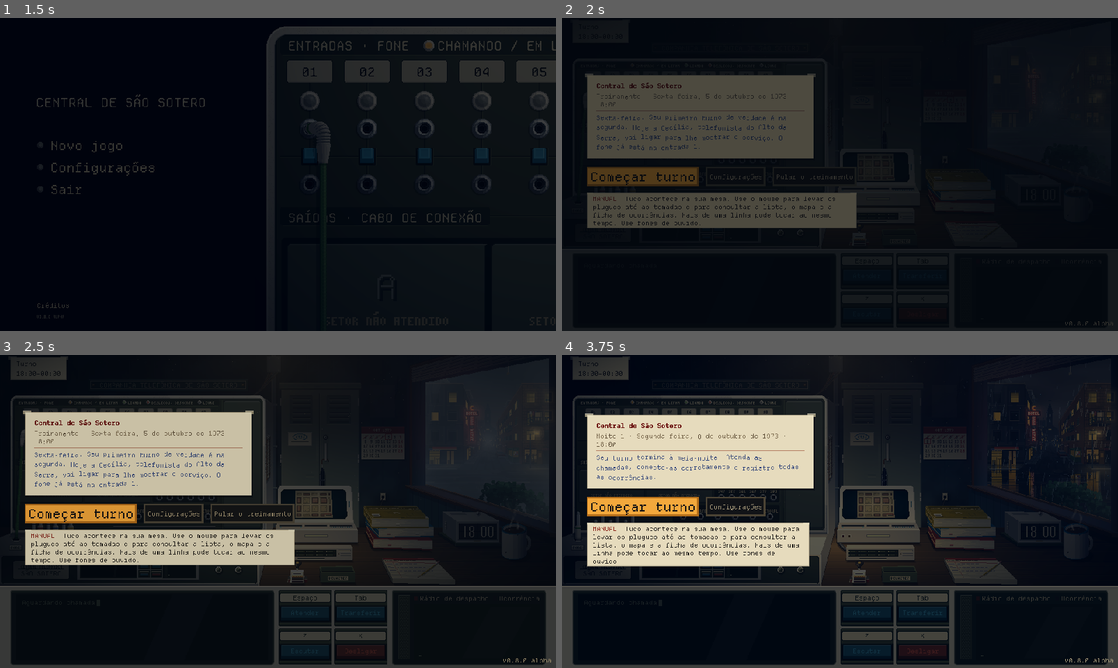
Above: before the commit, frames 1-4 (two rows, left to right).
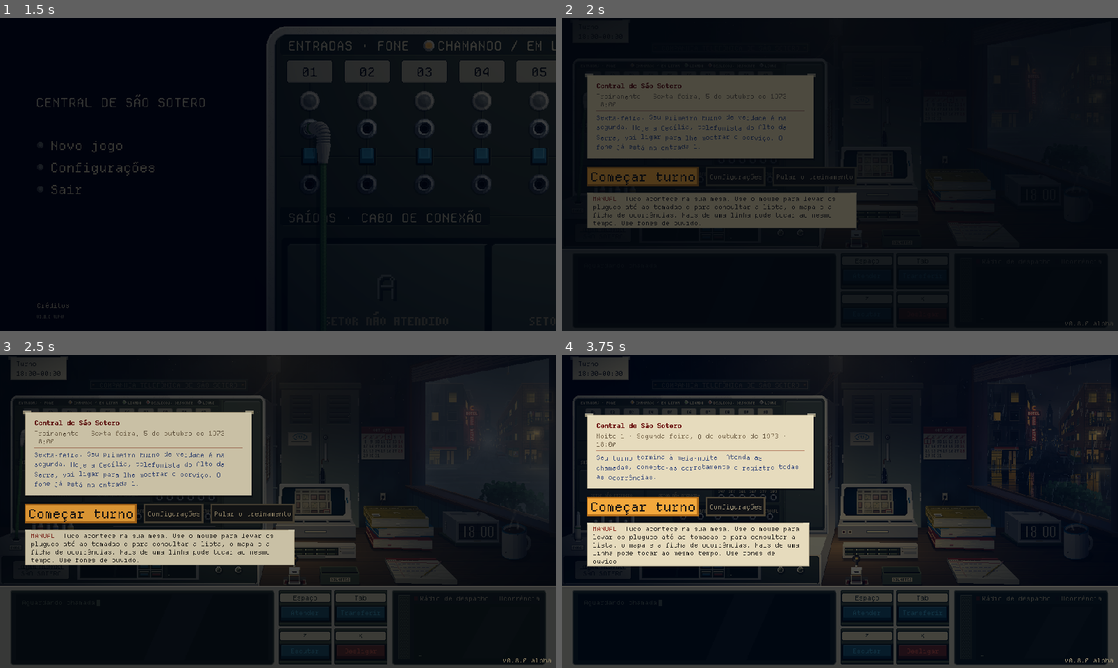
Above: after the commit, the same moments.

Repository: MendelDdS/Project-Switchboard
Game: Godot game, scene res://scenes/app.tscn
The game is run twice, just before and just after one commit, with the same random seed, the same clock (stepped at 60 frames per second) and the same inputs.
Inputs (mouse positions are in pixels of both pictures, inside the frame that each line leads up to):
- Up to frame 1 (1.5 s): click "Novo jogo" at 0.5 s; click "Novo jogo" at 1.25 s
- Up to frame 2 (2 s): no input
- Up to frame 3 (2.5 s): tap Enter at 2 s; drag from (278, 511) to (333, 442) at 2.02 s
- Up to frame 4 (3.75 s): drag from (701, 464) to (812, 574) at 2.77 s; click "Pular o treinamento" at 3.5 s

Frame 1 is identical in both runs. In frame 2, less than 0.1% of the frame differs, in the area x 53-63%, y 51-54%; in frame 3, 1.3%; in frame 4, 1.9%, in the area x 49-83%, y 41-74%.

Commit message:
feat(#0000): the desk calculograph grows to 38 and loses its cable, a bit closer to the desk edge (CALC_AT 0.045) with the dispatch unit set further back (UNIT_AT 0.76) so there's space between them; the desk stamp redrawn at 21 × 50 in a real date stamp's proportion (taller handle and frame, not wider), about the size of the stored switchboard plug; LESSONS and HISTORICO
Co-Authored-By: Claude Opus 5.5 <noreply@anthropic.com>
Claude-Session: https://claude.ai/code/session_01YCySJAPC19YveEyKJruYuL

Diff:
--- a/scripts/ui/background_props.gd
+++ b/scripts/ui/background_props.gd
@@ -40,63 +40,75 @@
 const NEWS_W := 25.0   ## a largura do jornal dobrado (na escala dos objetos, uns 16 cm): com 32, o calculógrafo não cabia do lado
 const UNIT_TILT := 0.11
 const UNIT_D := 0.3
-const UNIT_AT := 0.66   ## a frente da unidade de despacho (fração do tampo): recuada, a máquina do calculógrafo, na frente dela, não tampa a base (com 0,6, a maior, de 34, tampava)
+const UNIT_AT := 0.76   ## a frente da unidade de despacho (fração do tampo): recuada, com folga da máquina do calculógrafo na frente dela (com 0,6, a de 34 tampava a base)
 ## O calculógrafo (`_draw_calculograph`, na escala dos objetos, `PROP_K`): a largura (uns 18 cm, com o bilhete de 6; com
 ## 14, o carimbo tinha 2 cm e o plug parecia gigante; com 22, larga e baixa demais perto da aberta), a altura da máquina,
 ## na proporção da da ferramenta (632 × 104), e o fundo dela (fração do tampo); na frente dela, a mesinha dela, na
 ## proporção da mesa da ferramenta (`Toll.NOMINAL`).
-const CALC := Vector3(34, 5.6, 0.06)   # (era 28: uma tira fina perto da unidade de despacho e das listas)
+const CALC := Vector3(38, 6.25, 0.06)   # (era 28, depois 34: uma tira fina perto da unidade de despacho e das listas; com 42, tampava a base dela)
+const CALC_AT := 0.045   ## a frente da mesinha do calculógrafo (fração do tampo): mais perto da beira que o bloco de fichas (0,06), com folga da unidade de despacho atrás
 const CABLE_STEPS := 24   # os trechos retos da curva de cada fio das máquinas até o fundo da mesa (`_draw_cable`)
 const CABLE_SAG := 0.12   # o quanto cada um já recua ao sair da máquina, até o fundo da mesa
 const CABLE_D := 2.0   # a grossura deles (na sala; na tela, 4 a 6 px pela distância: com 3, não cabem as faixas do cilindro)
 const CABLE_LIGHT := Vector2(0.45, -0.9)   # de onde vem a luz neles (a luminária, no alto à direita): o brilho fica desse lado
 const CABLE_SHADE := Vector2(-1, 2)   # a sombra deles no tampo, do outro lado (px)
 const TOLL_BOX_H := 4.5   ## a altura da caixinha dos bilhetes (na sala, uns 2 cm)
-## O carimbo em pé na mesinha, como o da ferramenta (`Toll`, 21 × 35 px, uns 6 cm; aqui 25 × 39, para não sumir na mesinha maior): o cabo de baquelite em cogumelo,
+## O carimbo em pé na mesinha, como o da ferramenta (`Toll`, 21 × 35 px, uns 6 cm; aqui 21 × 50, na proporção de um datador de verdade, uns 10 cm de alto por 4,5 de largo: do tamanho do plug guardado da mesa comutadora, que tem 48 à mostra; com 25 e 31 de largura, crescia para os lados e ficava atarracado): o cabo de baquelite em cogumelo,
 ## com o medalhão de latão no tampo e as faixas de luz de um cilindro (as do da ferramenta, `Toll.BAND_U`), afinando até
 ## o anel e a haste de níquel; o corpo com o tampo à vista e a plaqueta escrita; as rodas de latão com os tipos sujos de
 ## tinta e as pontas do eixo; as pernas e a sapata vazada. (Antes, o cabo era um disco escuro com dois pontos de latão
 ## e as rodas, um xadrez: parecia um robozinho.)
 const STAMP_ART := [
-	"........kkkkkkkkk........",
-	"......kKKKKKKKKKKKk......",
-	".....kKKKKMmmmMKKKKk.....",
-	".....kKKKKmllmmKKKKk.....",
-	".....kKKKKMmmmMKKKKk.....",
-	".....khhhHhhKKKjjjkk.....",
-	"......khhHhhKKjjjkk......",
-	".......khHhhKKjjjk.......",
-	"........khHhKKjjk........",
-	".........kHhKjjk.........",
-	"..........khKjk..........",
-	"..........khKjk..........",
-	"..........khKjk..........",
-	".........kHhKjjk.........",
-	".........dppcCdd.........",
-	"...........pcC...........",
-	".cpppppppppnCnpppppppppC.",
-	".cpppppppppppppppppppppC.",
-	".cpppppppppppppppppppppC.",
-	".cpppppppppppppppppppppC.",
-	".pncccccccccccccccccccCd.",
-	".pncpppppppppppppppppcCd.",
-	".pncppiiiiiiiiiiiiippcCd.",
-	".pncpppppppppppppppppcCd.",
-	".pncccccccccccccccccccCd.",
-	".ddddddddddddddddddddddd.",
-	"CcpllllllllllllllllllnCdC",
-	"nCpbbbBbbbBbbbBbbbBbbbCdn",
-	"CcpBrBBBrBBBrBBBrBBBrBCdC",
-	".cp...................Cd.",
-	".cp...................Cd.",
-	".cp...................Cd.",
-	".cp...................Cd.",
-	".cp...................Cd.",
-	"cpppppppppppppppppppppppd",
-	"cpp...................Cpd",
-	"cpp...................Cpd",
-	"cpppppppppppppppppppppppd",
-	"CCCCCCCCCCCCCCCCCCCCCCCCd",
+	".......kkkkkkk.......",
+	".....kKKKKKKKKKk.....",
+	"....kKKKKKKKKKKKk....",
+	"....kKKKMmmmMKKKk....",
+	"....kKKKmllmmKKKk....",
+	"....kKKKmlmmmKKKk....",
+	"....kKKKMmmmMKKKk....",
+	"....khhHhhKKjjjkk....",
+	"....khhHhhKKjjjkk....",
+	".....khHhhKKjjkk.....",
+	"......khHhKKjjk......",
+	".......kHhKjjk.......",
+	"........khKjk........",
+	"........khKjk........",
+	"........khKjk........",
+	"........khKjk........",
+	".......kHhKjjk.......",
+	".......dppcCdd.......",
+	".........pcC.........",
+	".........pcC.........",
+	".cpppppppnCnpppppppC.",
+	".cpppppppppppppppppC.",
+	".cpppppppppppppppppC.",
+	".cpppppppppppppppppC.",
+	".cpppppppppppppppppC.",
+	".pncccccccccccccccCd.",
+	".pncpppppppppppppcCd.",
+	".pncppiiiiiiiiippcCd.",
+	".pncpppppppppppppcCd.",
+	".pncpppiiiiiiipppcCd.",
+	".pncpppppppppppppcCd.",
+	".pncccccccccccccccCd.",
+	".ddddddddddddddddddd.",
+	"CcpllllllllllllllnCdC",
+	"nCpbbbBbbbBbbbBbbbCdn",
+	"CcpBrBBBrBBBrBBBrBCdC",
+	".cp...............Cd.",
+	".cp...............Cd.",
+	".cp...............Cd.",
+	".cp...............Cd.",
+	".cp...............Cd.",
+	".cp...............Cd.",
+	".cp...............Cd.",
+	".cp...............Cd.",
+	".cp...............Cd.",
+	"cpppppppppppppppppppd",
+	"cpp...............Cpd",
+	"cpp...............Cpd",
+	"cpppppppppppppppppppd",
+	"CCCCCCCCCCCCCCCCCCCCd",
 ]
 const CLOCK := Vector3(24, 12.5, 14) * PROP_K   ## o relógio de flip da mesa: largura, altura e fundo (na escala da sala; ~15 × 8 × 9 cm, como as listas de 21 cm)
 ## Quanto ele está virado para os olhos do operador (1 = de frente para eles; 0 = reto, para a parede). Reto: virado
@@ -260,11 +272,8 @@
 	var cx: float = back[0] + (UNIT.x - CALC.x) * k / 2.0   # o calculógrafo no meio da unidade de despacho, logo atrás dele
 	var edge := (size.x / 2.0 - EDGE_PX - _vp.x) * _at(0.06) / Z0   # perto, a parede já passou da beira da tela: o jornal vai até ela
 	var near := _row(cx + CALC.x * k, minf(r, edge), [0.0, PAD_W * k, NEWS_W * k]).slice(1)   # e os outros dois depois dele
-	if _here(Tools.DISPATCH):   # os fios antes das máquinas, que tapam a ponta deles (saem da traseira delas)
+	if _here(Tools.DISPATCH):   # o fio antes da máquina, que tapa a ponta dele (sai da traseira dela; o do calculógrafo saiu a pedido)
 		_draw_cable(back[0], _at(UNIT_AT) + _deep(UNIT_D * k), 7.0)
-	if _here(Tools.TOLL):   # (a máquina do calculógrafo fica atrás da mesinha, como em `_draw_calculograph`)
-		_draw_cable(cx, _at(0.06) + CALC.x * k * Toll.NOMINAL.y / Toll.NOMINAL.x + _deep(CALC.z * k), 2.5)
-	if _here(Tools.DISPATCH):
 		_draw_dispatch_unit(back[0], _at(UNIT_AT), UNIT.x * k)
 	if _here(Tools.DIRECTORY):
 		_draw_books(back[1], _at(0.54), 31 * k, _deep(0.3 * k))
@@ -277,7 +286,7 @@
 	if _here(MUG_ID):
 		_draw_mug(back[2] + cw, _at(0.46), mr, 13 * k)   # mais larga que alta, como as esmaltadas
 	if _here(Tools.TOLL):
-		_draw_calculograph(cx, _at(0.06))   # na linha do bloco de fichas
+		_draw_calculograph(cx, _at(CALC_AT))
 	# papel tem 1 px de beira (mais grosso, parecia tábua)
 	if news and _here(Tools.NEWS):   # lido, volta dobrado mais uma vez, na metade da altura, e girado para o outro lado
 		var nd := _deep(0.19 * k) * (0.5 if news_read else 1.0)
Not shown, changed: HISTORICO.md
Not shown, changed: LESSONS.md
Not shown, changed: scripts/ui/CLAUDE.md
